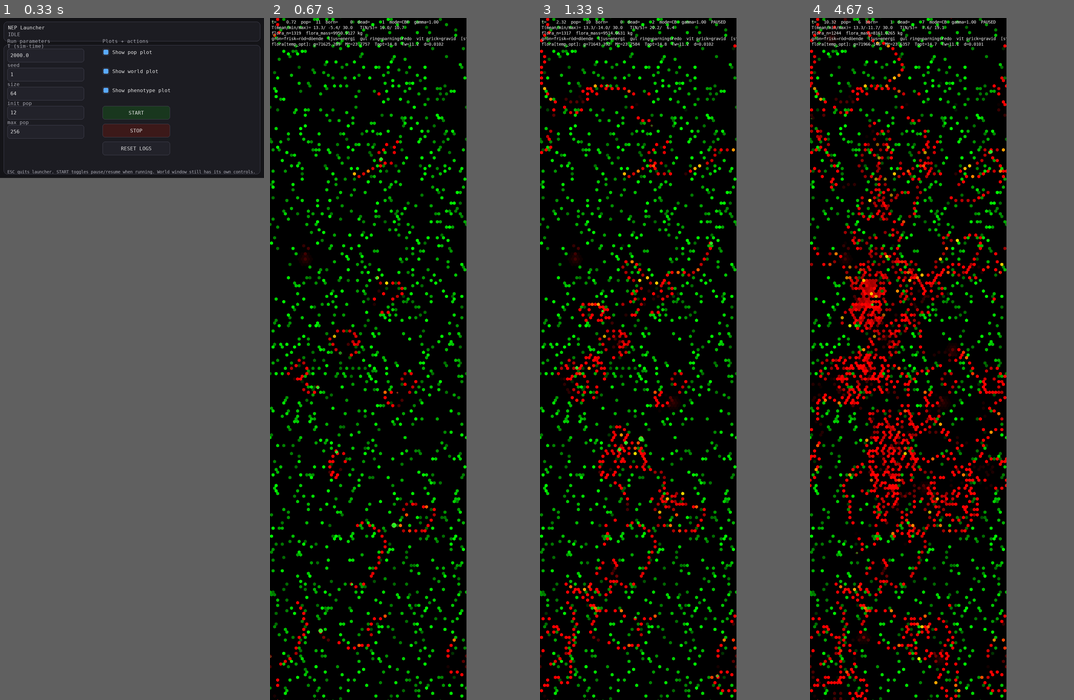
Above: before the commit, frames 1-4 (left to right).
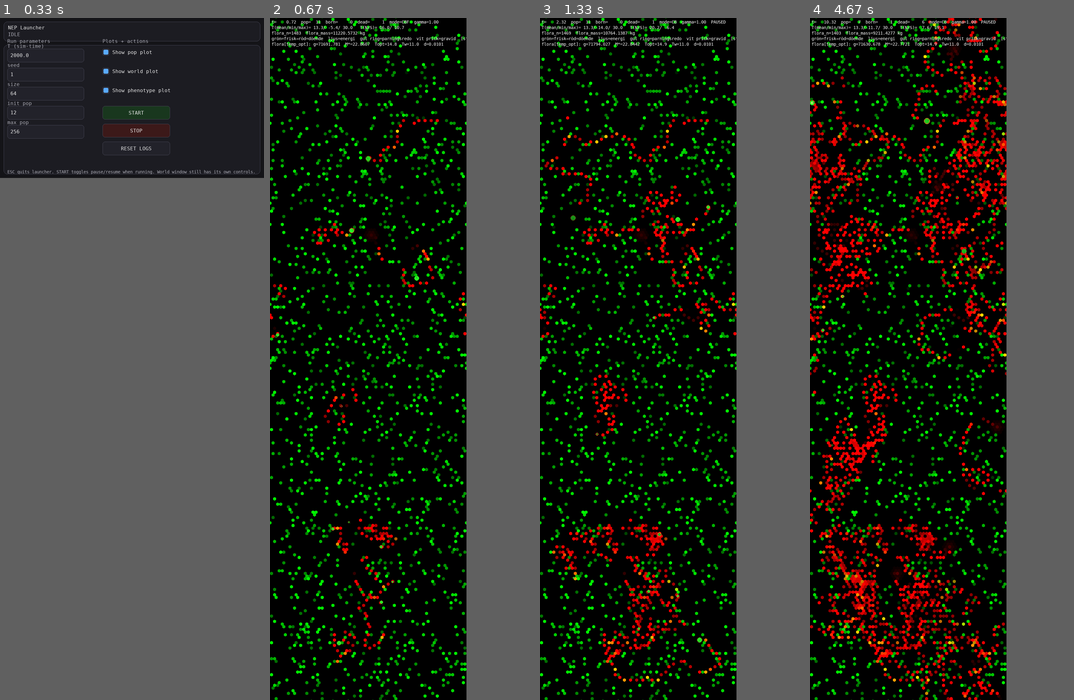
Above: after the commit, the same moments.

Repository: JoakimStorck/nep-process
Game: pygame game, started from nep_gui_launcher.py
Two runs of this game, one before a commit and one after it. Both use one fixed random seed, a clock stepped at 60 frames per second and the inputs below.
Inputs:
- Up to frame 1 (0.33 s): no input
- Up to frame 2 (0.67 s): click "START" at 0.38 s
- Up to frame 3 (1.33 s): tap Space at 0.67 s; tap 1 at 1 s
- Up to frame 4 (4.67 s): no input

Frame 1 is identical in both runs. In frame 2, 13% of the frame differs, in the area x 0-75%, y 0-100%; in frame 3, 16%; in frame 4, 24%.

Commit message:
Commit: Evolverbar reservkapacitet
DEL AV EN SERIE OM FYRA. 0052 bär kalibreringen som gör populationen
livskraftig.

E_cap_per_M var en konstant på 15 % av kroppsmassan. Det gjorde upplagring
omöjlig: en vuxen individ vid M_target kunde varken växa — grinden är
M < M_target — eller lagra, så allt över reservtaket exkreterades, tick
efter tick. Men varje svacka kostade massa via katabolism, och den massan
kunde bara återställas genom tillväxt, som var avstängd. Ett tak uppåt utan
golv nedåt ger en långsam nedgång oavsett hur god försörjningen är.

Uppmätt absorberade tillväxten 3,8e-3 kg per tick av ett överskott på
0,031 kg. Sjuttiofem gånger för lite, och för en vuxen noll.

reserve_cap blir ett locus, 0,5e6 till 4,0e6 J/kg, alltså ungefär 5 till
40 procent av kroppsmassan — magert respektive vinterfett. Med year_len = 12
och fyra vintrar per liv är förmågan att lägga på hull dessutom det som
avgör om vintern går att överleva, så axeln har ett verkligt selektionstryck
att svara mot.

Reserven räknas nu in i M_carry. Den är massa organismen faktiskt bär och
ska belasta basal, rörelse och värmeförlust som all annan massa; att
utesluta den gjorde fett gratis, och utan kostnad har en evolverbar
reservkapacitet ingen avvägning.

Medianlivslängd 9,9 -> 13,2 månader.

Diff:
--- a/agent.py
+++ b/agent.py
@@ -394,6 +394,8 @@
     _catabolized_last_step: bool = False
     # Förväntad massa för åldern, cachad i step() så hunger() kan läsa den.
     _M_expected: float = 0.0
+    # Reservkapacitet per kilo, cachad från fenotypen så E_cap() kan läsa den.
+    _reserve_cap: float = 0.0
 
     # structural state
     M: float = 0.0        # body mass
@@ -519,8 +521,22 @@
         return self.M_reserve() * float(self.AP.E_labile_J_per_kg)
 
     def E_cap(self) -> float:
+        """
+        Reservens tak i joule.
+
+        Kapaciteten per kilo är en genetisk axel, cachad från fenotypen i
+        step(). Ett fast tak gjorde upplagring omöjlig: en vuxen individ vid
+        M_target kunde varken växa eller lagra, så allt överskott
+        exkreterades medan varje svacka kostade massa — ett tak uppåt utan
+        golv nedåt, vilket ger en långsam nedgång oavsett hur god
+        försörjningen är.
+
+        Med säsonger som verkar över fyra vintrar per liv är förmågan att
+        lägga på hull dessutom det som avgör om vintern går att överleva.
+        """
         M = self.M
-        return self.AP.E_cap_per_M * (M if M > 1e-9 else 1e-9)
+        cap = float(getattr(self, "_reserve_cap", 0.0)) or float(self.AP.E_cap_per_M)
+        return cap * (M if M > 1e-9 else 1e-9)
 
     def hunger(self) -> float:
         """
@@ -920,7 +936,12 @@
         # ---------------------------------------------------------
         # (2) Effective mass (carried load) + basal/compute/sense/loco
         # ---------------------------------------------------------
-        M_carry = float(self.M)
+        # Reserven är massa organismen faktiskt bär, och ska belasta basal,
+        # rörelse och värmeförlust som all annan massa. Att utesluta den
+        # gjorde fett gratis — och utan kostnad har en evolverbar
+        # reservkapacitet ingen avvägning att selekteras på.
+        self._reserve_cap = float(getattr(pheno, "reserve_cap", 0.0))
+        M_carry = float(self.M) + self.M_reserve()
         if bool(self.gestating):
             M_carry += _gest_burden * max(0.0, float(self.gest_M))
 
--- a/phenotype.py
+++ b/phenotype.py
@@ -36,6 +36,7 @@
     susceptibility: float
     stress_per_drain: float
     repair_capacity: float
+    reserve_cap: float
     frailty_gain: float
     E_rep_min: float
 
@@ -127,6 +128,10 @@
 # utnyttjat — selektionen hade nästan ingenting att gripa i.
 _T_UPTAKE          = 33
 
+# Reservkapacitet: hur mycket energi organismen kan bära som mobiliserbar
+# reserv, i joule per kilo kroppsmassa. Var konstanten AP.E_cap_per_M.
+_T_RESERVE         = 34
+
 @dataclass(frozen=True)
 class PhenoRanges:
     # maturity
@@ -153,6 +158,13 @@
 
     stress_per_drain_min: float = 0.01
     stress_per_drain_max: float = 0.05
+
+    # Reservkapacitet i J/kg kroppsmassa. 0,5e6 är ungefär 5 % av
+    # kroppsmassan som mobiliserbar reserv, 4,0e6 är drygt 40 % — magert
+    # respektive vinterfett. Att bära reserven kostar, eftersom den räknas
+    # in i M_carry och därmed i basal, rörelse och värmeförlust.
+    reserve_cap_min: float = 0.5e6
+    reserve_cap_max: float = 4.0e6
 
     repair_capacity_min: float = 0.10
     repair_capacity_max: float = 1.50   # höjt — k_age1 ger lägre inflöde än k_age0=0.2
@@ -265,6 +277,8 @@
         susceptibility=float(_lerp(R.susceptibility_min, R.susceptibility_max, u_susc)),
         stress_per_drain=float(_lerp(R.stress_per_drain_min, R.stress_per_drain_max, u_spd)),
         repair_capacity=float(_lerp(R.repair_capacity_min, R.repair_capacity_max, u_rep)),
+        reserve_cap=float(_lerp(R.reserve_cap_min, R.reserve_cap_max,
+                                _sigmoid(_get_trait(traits, _T_RESERVE)))),
         frailty_gain=float(_lerp(R.frailty_gain_min, R.frailty_gain_max, u_frail)),
         E_rep_min=float(_lerp(R.E_rep_min_min, R.E_rep_min_max, u_erep)),
 
@@ -302,6 +316,7 @@
         "susceptibility": float(p.susceptibility),
         "stress_per_drain": float(p.stress_per_drain),
         "repair_capacity": float(p.repair_capacity),
+        "reserve_cap": float(p.reserve_cap),
         "frailty_gain": float(p.frailty_gain),
 
         "child_E_fast": float(p.child_E_fast),
--- a/population.py
+++ b/population.py
@@ -111,7 +111,7 @@
     store_growth_min_chunk: int = 256
     store_growth_factor: float = 2.0
 
-    n_traits: int = 34   # +2 arkitekturtraits (hidden_1=23, hidden_2=24)
+    n_traits: int = 35   # +2 arkitekturtraits (hidden_1=23, hidden_2=24)
 
     spawn_jitter_r: float = 1.5
 
